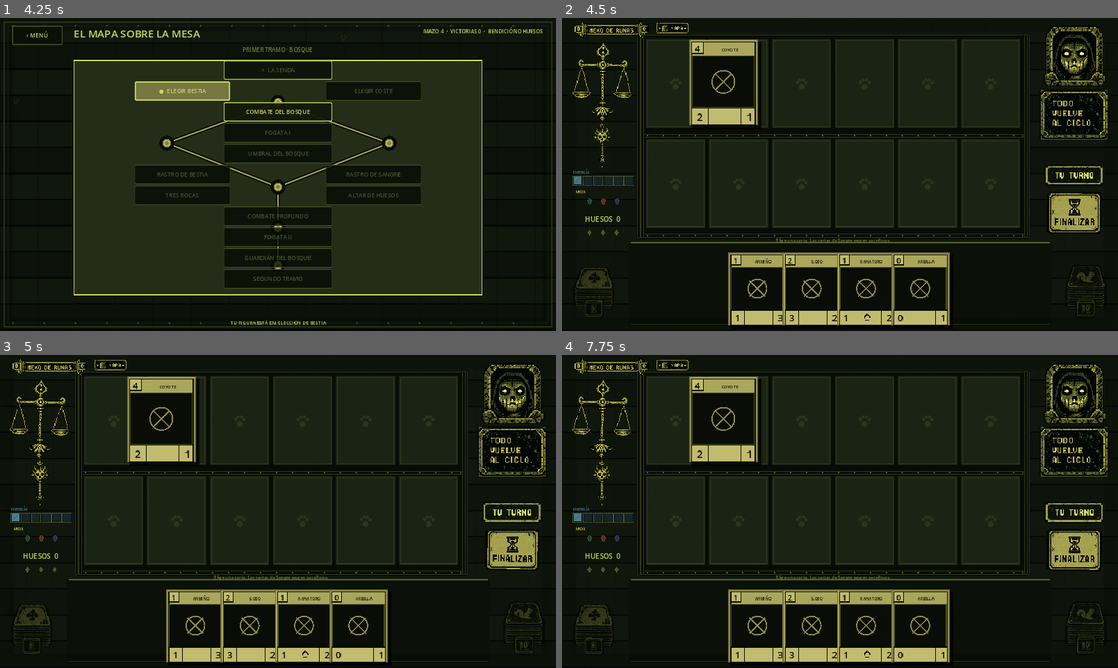
Above: before the commit, frames 1-4 (two rows, left to right).
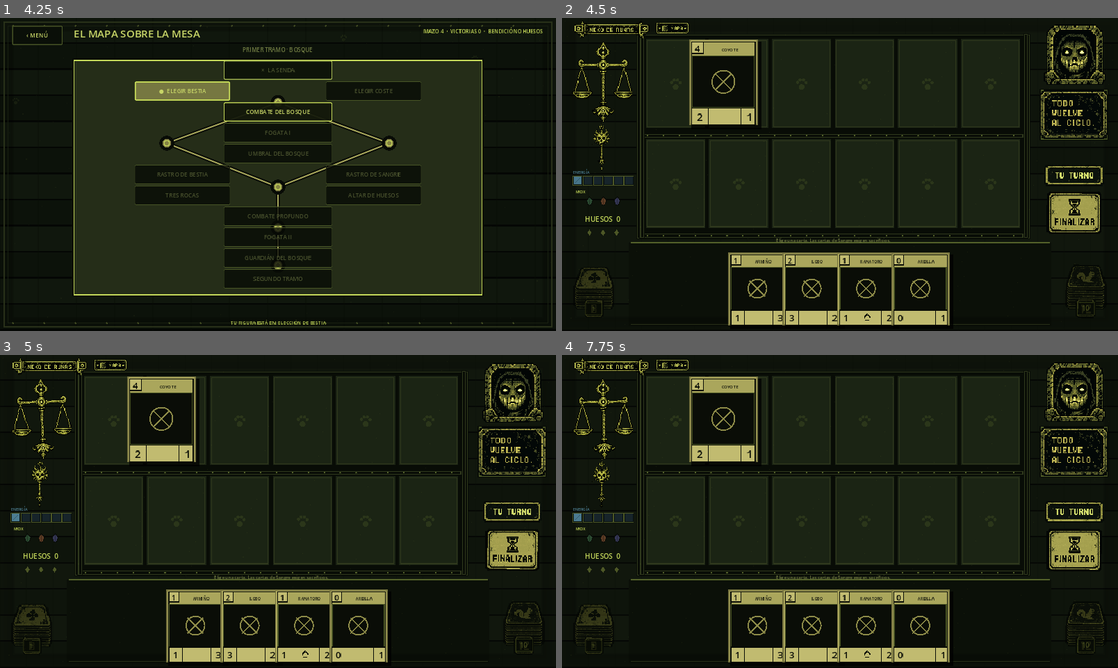
Above: after the commit, the same moments.

Repository: LoloscarPrr/Nexo-de-runas-v2
Game: Godot game, scene res://scenes/main.tscn
Same seed, same stepped clock (60 frames per second), same inputs: the game is played once before the commit and once after it.
Inputs (mouse positions are in pixels of both pictures, inside the frame that each line leads up to):
- Up to frame 1 (4.25 s): click "NUEVA PARTIDA INICIAR EL CICLO" at 0.5 s; click "‹ MENÚ" at 1.25 s; click "NUEVA PARTIDA INICIAR EL CICLO" at 2 s; click "ELEGIR BESTIA" at 2.75 s; click (166, 152) at 3.52 s
- Up to frame 2 (4.5 s): click "COMBATE DEL BOSQUE" at 4.25 s
- Up to frame 3 (5 s): no input
- Up to frame 4 (7.75 s): click (673, 364) at 5 s; click "‹ MENÚ" at 5.75 s; click "CONTINUAR VOLVER AL TABLERO" at 6.5 s; click "COMBATE DEL BOSQUE" at 7.25 s

Frame 1 is identical in both runs. In frame 2, 1.7% of the frame differs, in the area x 1-99%, y 1-54%; in frame 3, 1.8%; in frame 4, 2.0%.

Commit message:
Make canonical battle sketches visibly alive

Diff:
--- a/scripts/ui/immersive_campaign_view.gd
+++ b/scripts/ui/immersive_campaign_view.gd
@@ -92,6 +92,10 @@
 	var title_sketch := AnimatedSketchSpriteScript.new()
 	title_sketch.sketch_key = "title"
 	title_sketch.pulse_glow = true
+	title_sketch.glow_strength = 0.055
+	title_sketch.breathe_scale = 0.006
+	title_sketch.drift_pixels = Vector2(0.8, 0.35)
+	title_sketch.phase_offset = 0.35
 	_place(title_sketch, _mock_rect(18, 8, 238, 48, s, ox, oy))
 
 	var leave := SketchActionButtonScript.new()
@@ -103,9 +107,12 @@
 	# La balanza es literalmente el boceto ornamental aprobado.
 	var balance_sketch := AnimatedSketchSpriteScript.new()
 	balance_sketch.sketch_key = "balance"
-	balance_sketch.sway_degrees = 1.4
+	balance_sketch.sway_degrees = 2.15
+	balance_sketch.float_pixels = 0.45
+	balance_sketch.drift_pixels = Vector2(0.35, 0.20)
 	balance_sketch.pivot_ratio = Vector2(0.5, 0.10)
-	balance_sketch.target_rotation_degrees = float(clampi(battle_state.scale, -5, 5)) * 1.35
+	balance_sketch.phase_offset = 1.10
+	balance_sketch.target_rotation_degrees = float(clampi(battle_state.scale, -5, 5)) * 1.55
 	_place(balance_sketch, _mock_rect(6, 65, 208, 222, s, ox, oy))
 	if scale_delta != 0:
 		balance_sketch.hit()
@@ -114,9 +121,14 @@
 	# Tótem/calavera del boceto: flotación vertical y pulso ritual.
 	var totem_sketch := AnimatedSketchSpriteScript.new()
 	totem_sketch.sketch_key = "totem"
-	totem_sketch.float_pixels = 2.5
-	totem_sketch.breathe_scale = 0.008
+	totem_sketch.float_pixels = 4.2
+	totem_sketch.drift_pixels = Vector2(1.1, 0.55)
+	totem_sketch.sway_degrees = 0.75
+	totem_sketch.breathe_scale = 0.014
 	totem_sketch.pulse_glow = true
+	totem_sketch.glow_strength = 0.065
+	totem_sketch.flicker_strength = 0.010
+	totem_sketch.phase_offset = 2.30
 	_place(totem_sketch, _mock_rect(56, 280, 108, 138, s, ox, oy))
 	if scale_delta < 0 or bones_delta != 0:
 		totem_sketch.flash()
@@ -124,9 +136,14 @@
 	# Retrato real del boceto: respira, flota y se sacude con daño.
 	var enemy_portrait := AnimatedSketchSpriteScript.new()
 	enemy_portrait.sketch_key = "portrait"
-	enemy_portrait.float_pixels = 1.5
-	enemy_portrait.breathe_scale = 0.009
+	enemy_portrait.float_pixels = 2.4
+	enemy_portrait.drift_pixels = Vector2(0.75, 0.45)
+	enemy_portrait.sway_degrees = 0.32
+	enemy_portrait.breathe_scale = 0.015
 	enemy_portrait.pulse_glow = true
+	enemy_portrait.glow_strength = 0.050
+	enemy_portrait.flicker_strength = 0.008
+	enemy_portrait.phase_offset = 3.60
 	enemy_portrait.surrender_dim = battle_state.cpu_surrender_pending
 	_place(enemy_portrait, _mock_rect(1330, 18, 172, 172, s, ox, oy))
 	if scale_delta > 0:
@@ -174,11 +191,19 @@
 		var rule_sketch := AnimatedSketchSpriteScript.new()
 		rule_sketch.sketch_key = "rule_panel"
 		rule_sketch.pulse_glow = true
+		rule_sketch.glow_strength = 0.040
+		rule_sketch.breathe_scale = 0.006
+		rule_sketch.drift_pixels = Vector2(0.45, 0.75)
+		rule_sketch.phase_offset = 1.75
 		_place(rule_sketch, _mock_rect(1318, 194, 194, 142, s, ox, oy))
 	var turn_plate := AnimatedSketchSpriteScript.new()
 	turn_plate.sketch_key = "draw" if battle_state.needs_draw() else "turn"
 	turn_plate.pulse_glow = true
-	turn_plate.breathe_scale = 0.012
+	turn_plate.glow_strength = 0.070 if battle_state.needs_draw() else 0.045
+	turn_plate.breathe_scale = 0.020 if battle_state.needs_draw() else 0.010
+	turn_plate.float_pixels = 1.6 if battle_state.needs_draw() else 0.8
+	turn_plate.drift_pixels = Vector2(0.35, 0.25)
+	turn_plate.phase_offset = 0.90
 	_place(turn_plate, _mock_rect(1324, 402, 182, 62, s, ox, oy))
 
 	# Cuatro cartas del rival y cuatro del jugador, alineadas como la captura.
